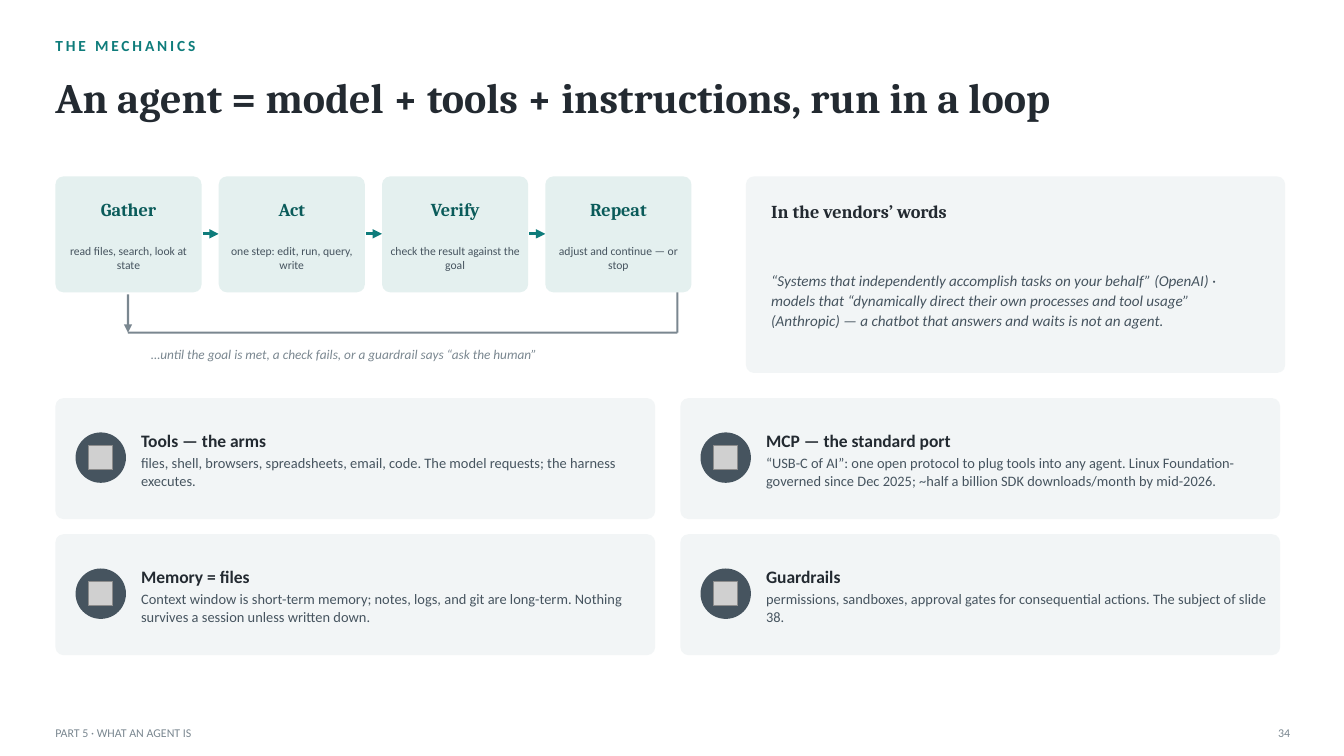
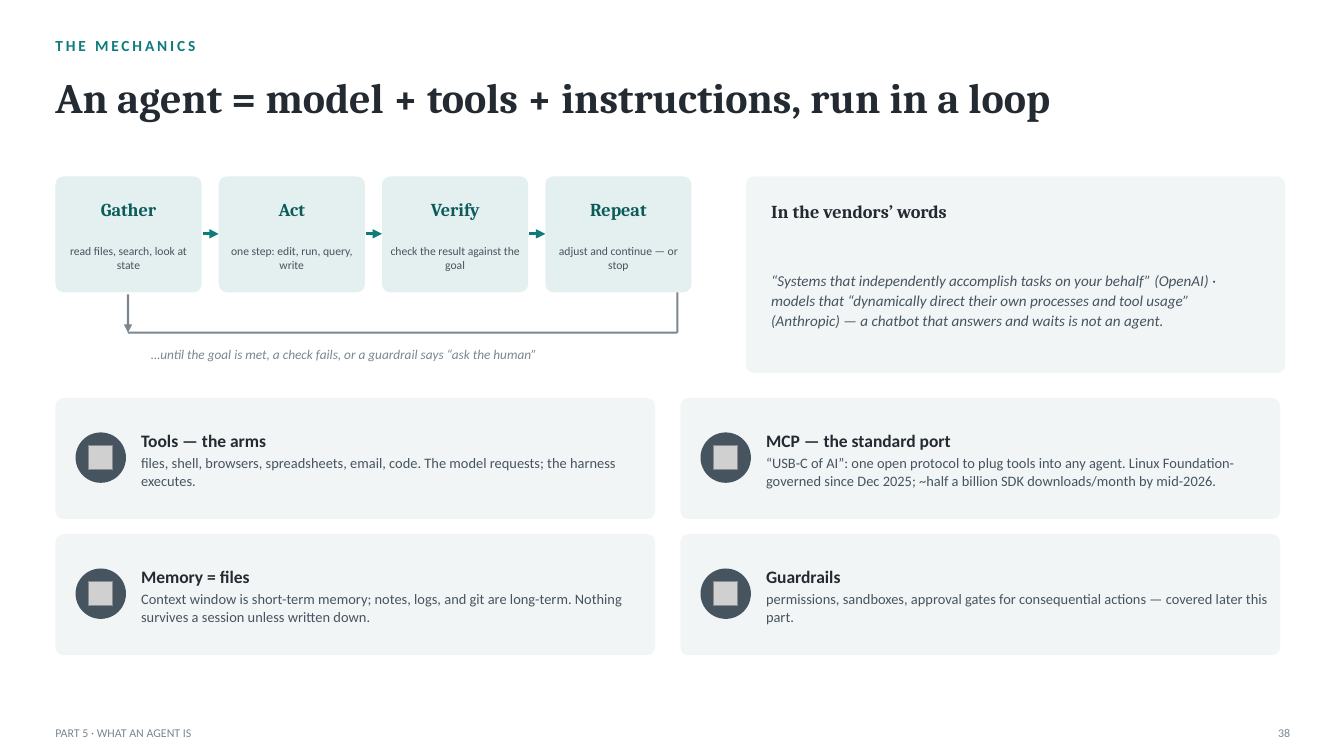
Before and after one commit to naviero1/Claude-Works, a slide deck: slide 38 of ai-training-prompt-engineering/deliverables/From_Prompts_to_Agents_Training.pptx (slide 34 before the commit). Drawn at 1344x756 pixels with LibreOffice and Linux fonts; fonts in the diff are those of the drawing; grey boxes stand for pictures. Boxes give left, top, right and bottom in pixels: in the first picture for what was removed or moved away, otherwise in the second. Text is boxed around its words. In the diff, an @@ line names an element or a change of style, - is before the commit and + after.

```diff
--- a/ai-training-prompt-engineering/deliverables/From_Prompts_to_Agents_Training.pptx
+++ b/ai-training-prompt-engineering/deliverables/From_Prompts_to_Agents_Training.pptx
@@ text at [766, 594, 1267, 625]: text changed @@
-permissions, sandboxes, approval gates for consequential actions. The subject of slide 38.
+permissions, sandboxes, approval gates for consequential actions — covered later this part.
@@ text at [1278, 729, 1290, 737]: text changed @@
-34
+38
```
Also in this commit, not shown: 36 other slides changed, 12 slides added, 5 slides removed, 13 other files.
